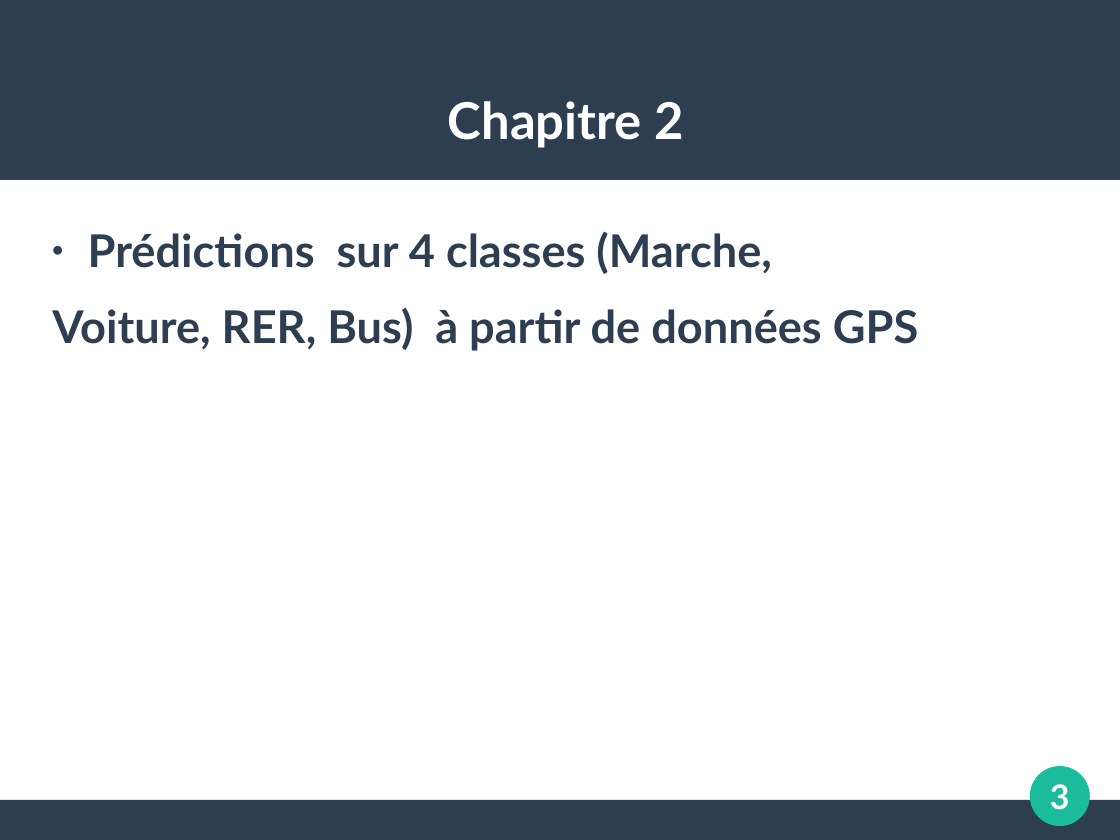
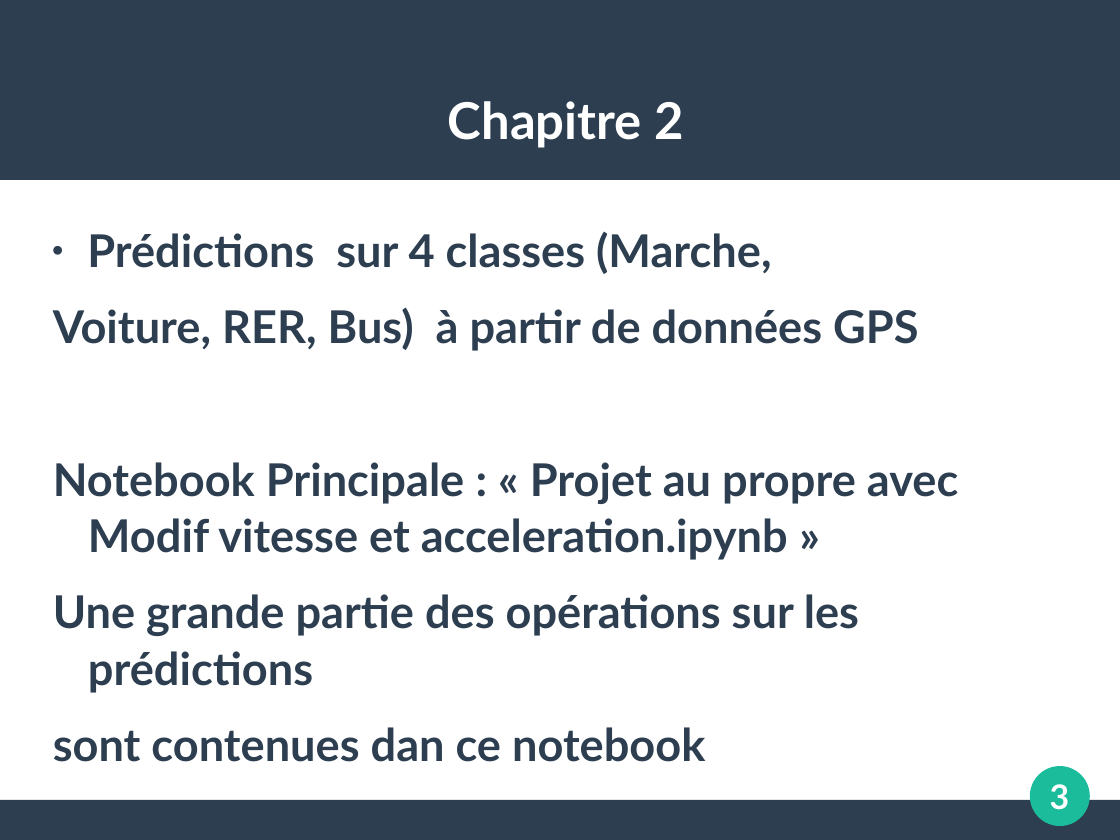
Before and after one commit to koper921/ProjetGps, a slide deck: slide 3 of Slide TER.ppt. Drawn at 1120x840 pixels with LibreOffice and Linux fonts; fonts in the diff are those of the drawing. Boxes give left, top, right and bottom in pixels: in the first picture for what was removed or moved away, otherwise in the second. Text is boxed around its words. In the diff, an @@ line names an element or a change of style, - is before the commit and + after.

Commit message:
ajout détection stop, moove dbscan+ modif sur slide

```diff
--- a/Slide TER.ppt
+++ b/Slide TER.ppt
@@ text at (53, 462, 958, 762): paragraphs added @@
+Notebook Principale : « Projet au propre avec Modif vitesse et acceleration.ipynb »
+Une grande partie des opérations sur les prédictions
+sont contenues dan ce notebook
```
Also in this commit, not shown: 10 other slides changed, 5 slides added, 11 other files.
